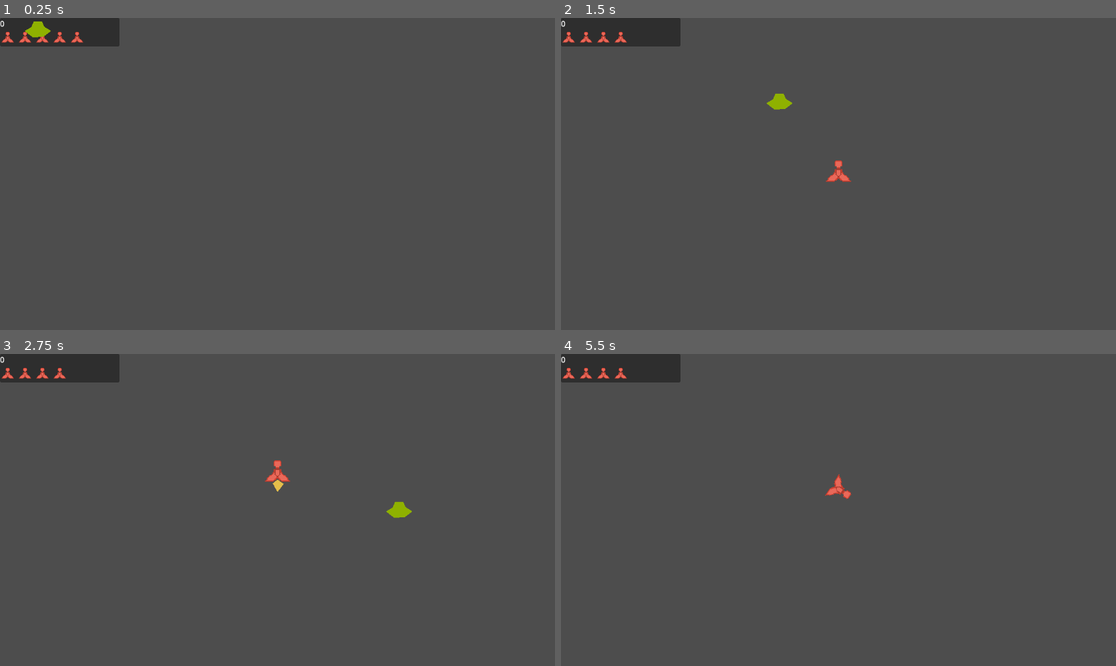
Above: before the commit, frames 1-4 (two rows, left to right).
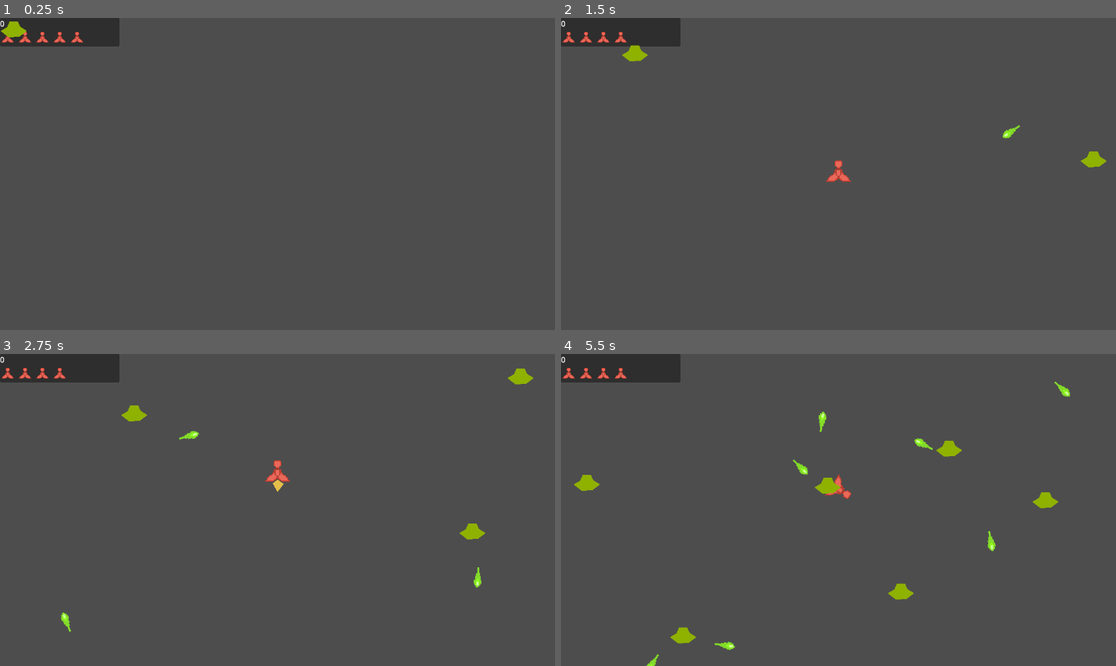
Above: after the commit, the same moments.

Repository: unblinky/space-rocks-plus
Game: Godot game, scene res://Main/Main.tscn
Same seed, same stepped clock (60 frames per second), same inputs: the game is played once before the commit and once after it.
Inputs (mouse positions are in pixels of both pictures, inside the frame that each line leads up to):
- Up to frame 1 (0.25 s): no input
- Up to frame 2 (1.5 s): move the mouse to (960, 158) at 0.52 s; click (960, 158) at 0.6 s; move the mouse to (727, 189) at 1.27 s; tap Space (launch_ship) at 1.35 s
- Up to frame 3 (2.75 s): move the mouse to (333, 441) at 2.02 s; hold Right mouse button (thrust) from 2.03 s (still down)
- Up to frame 4 (5.5 s): move the mouse to (810, 572) at 2.77 s; release Right mouse button (thrust) at 2.78 s; tap A (turn_ccw) at 2.85 s; move the mouse to (1005, 556) at 3.52 s; hold D (turn_cw) 3.53-4.28 s; move the mouse to (672, 463) at 4.27 s; click (672, 463) at 4.35 s; move the mouse to (866, 510) at 5.02 s; tap Space (launch_ship) at 5.1 s

The runs differ from the first frame. In frame 1, 0.3% of the frame differs, in the area x 0-10%, y 1-7%; in frame 2, 0.5%; in frame 3, 0.8%; in frame 4, 1.3%, in the area x 2-92%, y 8-100%.

Commit message:
some extra UFO cleanup.

Diff:
--- a/Code/Main/Main.tscn
+++ b/Code/Main/Main.tscn
@@ -17,3 +17,4 @@
 visible = false
 
 [node name="UfoTimer" type="Timer" parent="." unique_id=536544741]
+autostart = true
--- a/Code/Ship/Ship.gd
+++ b/Code/Ship/Ship.gd
@@ -42,6 +42,7 @@
 
 	position += velocity * delta
 
+## Destroy the ship and free the resourses.
 func destroy():
 	player.ship = null
 	queue_free()
--- a/Code/UFO/UFO.gd
+++ b/Code/UFO/UFO.gd
@@ -1,14 +1,17 @@
 extends Area2D
 class_name UFO
 
+const BULLET = preload("res://Bullet/Bullet.tscn")
 @onready var up_down_timer: Timer = $UpDownTimer
+@onready var shoot_timer: Timer = $ShootTimer
 
-var speed: float = 300.0 # px / sec.
+var speed: float = 100.0 # px / sec.
 var velocity: Vector2 = Vector2.ZERO
 
 func _ready() -> void:
 	# Signal hooks.
 	up_down_timer.timeout.connect(pick_up_down)
+	shoot_timer.timeout.connect(on_shoot)
 
 	# Pick a screen edge.
 	if randi() % 2:
@@ -20,19 +23,31 @@
 
 	position.y = randi_range(0, get_viewport().size.y)
 
+func on_shoot():
+	var bullet = BULLET.instantiate()
+	bullet.position = position
+	bullet.rotation_degrees = randf_range(0, 360)
+	get_parent().add_child(bullet)
 
 func _process(delta: float) -> void:
-	position += velocity * delta
+	position += velocity * delta # Update position.
 
+	# Kill UFO if out of bounds.
 	if position.x > get_viewport().size.x:
 		destroy()
 	if position.x < 0:
 		destroy()
-	# TODO: Screenwrap vertically.
+
+	# Screenwrap vertically.
+	if position.y < 0.0:
+		position.y = get_viewport().size.y
+	if position.y > get_viewport().size.y:
+		position.y = 0.0
 
 func destroy():
 	queue_free()
 
+## A function that will have the UFO pick up, down, or neither.
 func pick_up_down():
 	if velocity.y == 0.0:
 		if randi() % 2:
--- a/Code/UFO/UFO.tscn
+++ b/Code/UFO/UFO.tscn
@@ -18,3 +18,7 @@
 
 [node name="UpDownTimer" type="Timer" parent="." unique_id=1130516417]
 autostart = true
+
+[node name="ShootTimer" type="Timer" parent="." unique_id=1852213036]
+wait_time = 0.751
+autostart = true
